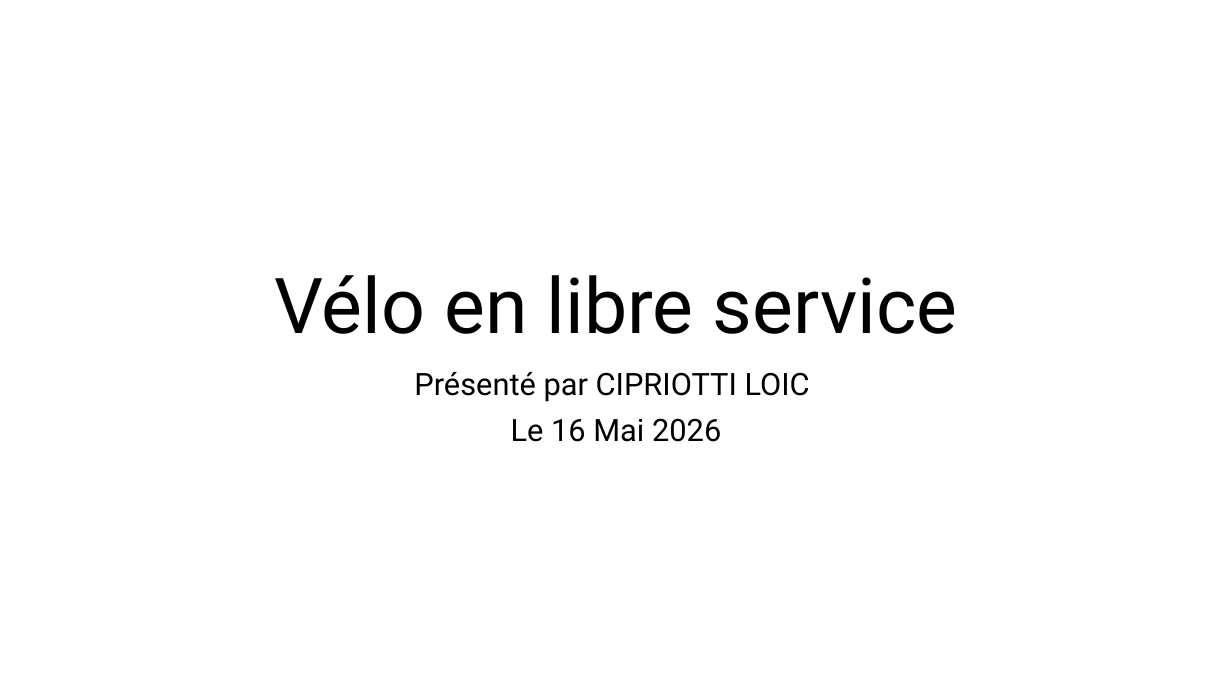
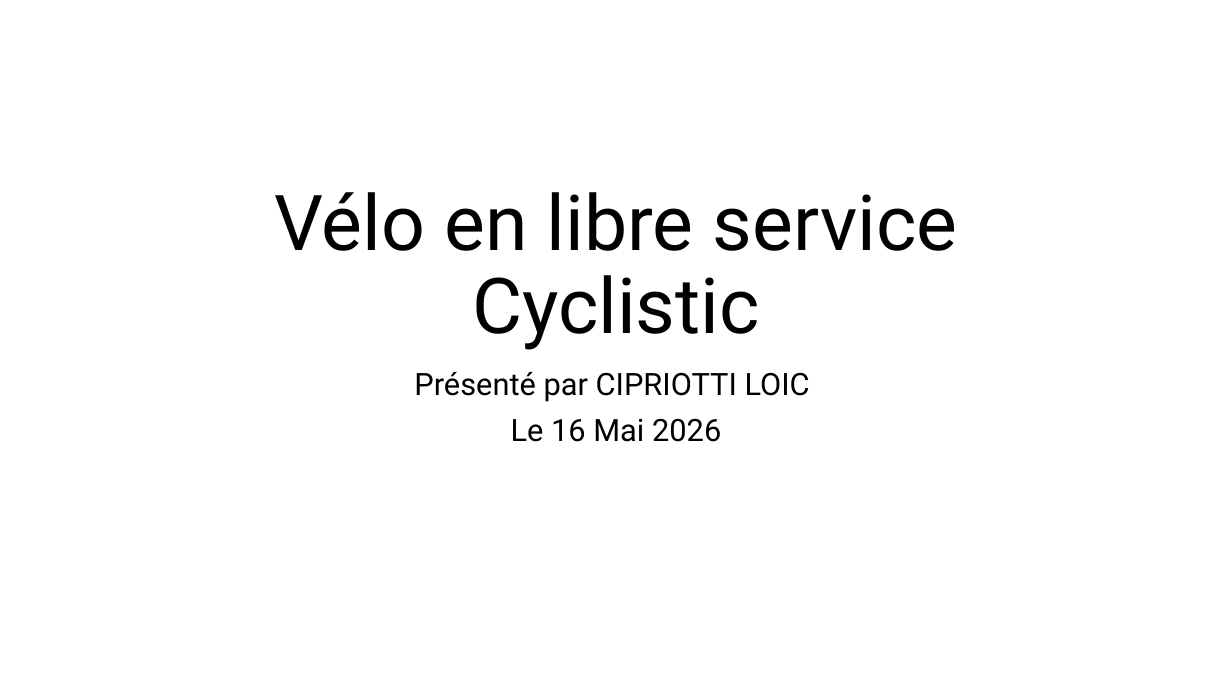
Before and after one commit to Loic0427/Data_etudes_de_cas, a slide deck: slide 1 of Velo en libre service/Etude_de_cas_cyclistic.pptx. Drawn at 1232x693 pixels with LibreOffice and Linux fonts; fonts in the diff are those of the drawing. Boxes give left, top, right and bottom in pixels: in the first picture for what was removed or moved away, otherwise in the second. Text is boxed around its words. In the diff, an @@ line names an element or a change of style, - is before the commit and + after.

```diff
--- a/Velo en libre service/Etude_de_cas_cyclistic.pptx
+++ b/Velo en libre service/Etude_de_cas_cyclistic.pptx
@@ title at [275,192,957,350]: text changed @@
-Vélo en libre service
+Vélo en libre service Cyclistic
```
Also in this commit, not shown: 4 slides added, 3 other files.
